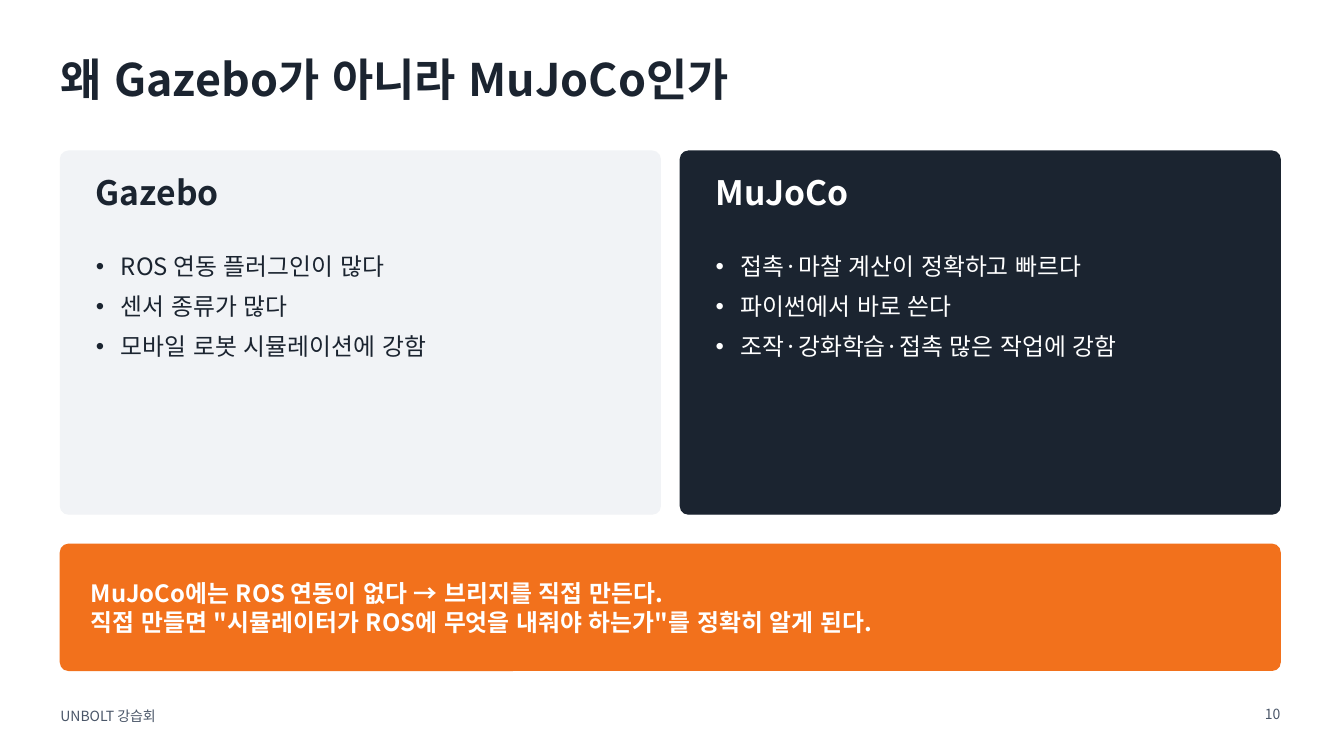
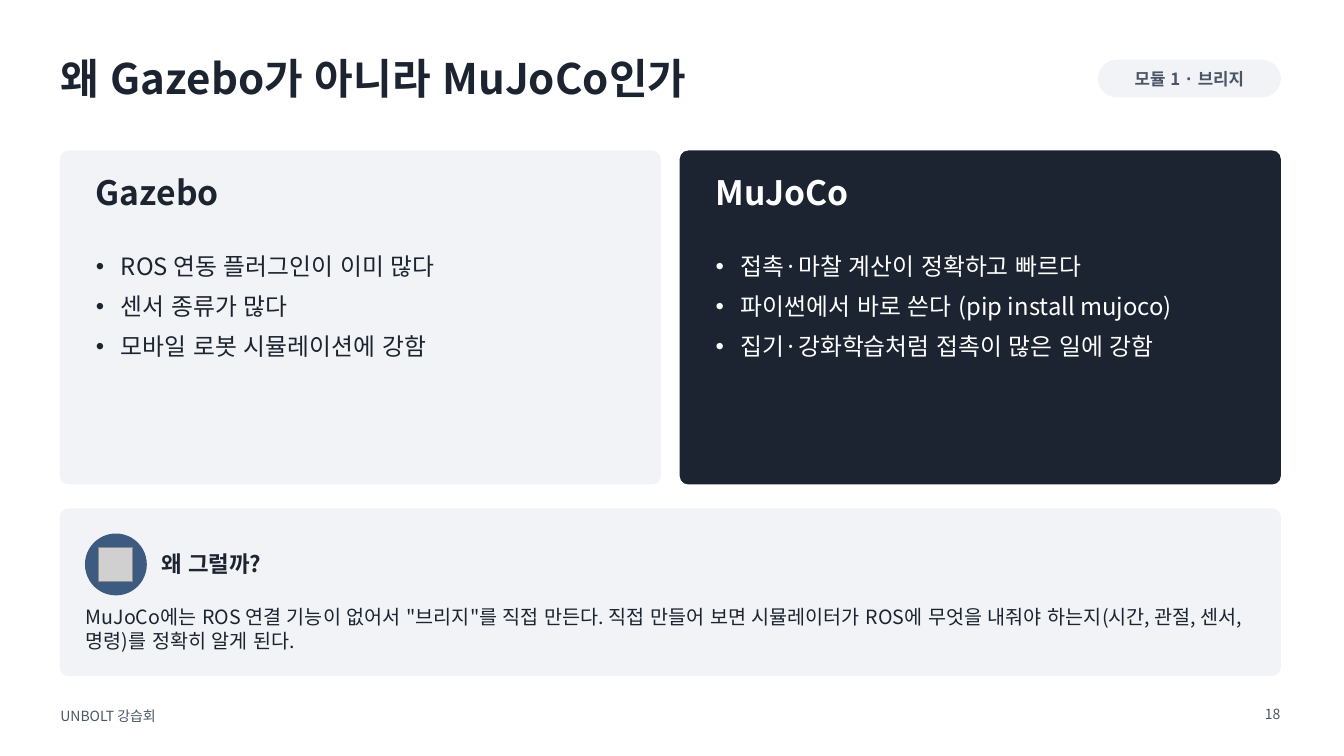
Before and after one commit to sejiny3/AIRLAB, a slide deck: slide 18 of workshop/slides/UNBOLT_workshop.pptx (slide 10 before the commit). Drawn at 1344x756 pixels with LibreOffice and Linux fonts; fonts in the diff are those of the drawing; grey boxes stand for pictures. Boxes give left, top, right and bottom in pixels: in the first picture for what was removed or moved away, otherwise in the second. Text is boxed around its words. In the diff, an @@ line names an element or a change of style, - is before the commit and + after.

```diff
--- a/workshop/slides/UNBOLT_workshop.pptx
+++ b/workshop/slides/UNBOLT_workshop.pptx
@@ title "왜 Gazebo가 아니라 MuJoCo인가" at bbox=[60, 58, 687, 98]: size 32 to 30 pt @@
@@ rounded rectangle added at bbox=[1099, 60, 1280, 97], fill #F1F3F6, outline #F1F3F6 1 pt @@
@@ text added at bbox=[1135, 71, 1244, 87], 12 pt, text #4A5668, bold @@
+모듈 1 · 브리지
@@ rounded rectangle: place and size @@
-rounded rectangle at bbox=[60, 151, 660, 514]
+rounded rectangle at bbox=[60, 151, 660, 484]
@@ rounded rectangle at bbox=[60, 151, 660, 484]: proportions changed @@
@@ rounded rectangle at bbox=[681, 151, 1280, 484]: proportions changed @@
@@ rounded rectangle: place and size @@
-rounded rectangle at bbox=[681, 151, 1280, 514]
+rounded rectangle at bbox=[681, 151, 1280, 484]
@@ text at bbox=[121, 255, 435, 277]: text changed @@
-• ROS 연동 플러그인이 많다
+• ROS 연동 플러그인이 이미 많다
@@ text at bbox=[741, 295, 1172, 357]: text changed @@
-• 파이썬에서 바로 쓴다
-• 조작·강화학습·접촉 많은 작업에 강함
+• 파이썬에서 바로 쓴다 (pip install mujoco)
+• 집기·강화학습처럼 접촉이 많은 일에 강함
@@ rounded rectangle: place and size @@
-rounded rectangle at bbox=[60, 544, 1280, 670]
+rounded rectangle at bbox=[60, 509, 1280, 676]
@@ rounded rectangle at bbox=[60, 509, 1280, 676]: fill #F2711C to #F1F3F6; outline #F2711C 1 pt to #F1F3F6 1 pt; proportions changed @@
@@ ellipse added at bbox=[86, 534, 146, 595], fill #3D5A80, outline #3D5A80 1 pt @@
@@ picture added at bbox=[99, 547, 133, 582] @@
@@ text added at bbox=[161, 553, 261, 574], 16 pt, text #1B2430, bold @@
+왜 그럴까?
@@ text at bbox=[86, 607, 1243, 652]: text changed; size 17 to 14 pt; text colour #FFFFFF to #1B2430; bold off @@
-MuJoCo에는 ROS 연동이 없다 → 브리지를 직접 만든다.
-직접 만들면 "시뮬레이터가 ROS에 무엇을 내줘야 하는가"를 정확히 알게 된다.
+MuJoCo에는 ROS 연결 기능이 없어서 "브리지"를 직접 만든다. 직접 만들어 보면 시뮬레이터가 ROS에 무엇을 내줘야 하는지(시간, 관절, 센서, 명령)를 정확히 알게 된다.
@@ text "MuJoCo에는 ROS 연결 기능이 없어서 ..." at bbox=[86, 607, 1243, 652]: vertical alignment middle to top @@
@@ page number at bbox=[1265, 708, 1281, 719]: text changed @@
-10
+18
```
Also in this commit, not shown: 30 other slides changed, 96 slides added, 21 slides removed, 24 other files.
